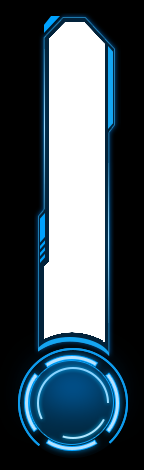
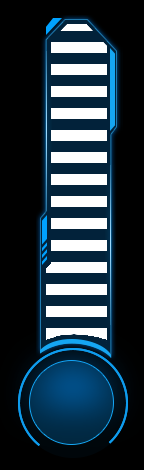
Comparing the layer stacks of the two (144, 470) images. Changes:
added layer "Rectángulo 1 copia" above "Rectángulo 1" over [46, 24, 107, 344]
hid "Rectángulo 1", painted on it over [44, 22, 107, 344]
painted on "矩形 2436" over [34, 13, 123, 363]
hid "Ring2" over [24, 355, 120, 451]
hid "Ring1" over [37, 367, 109, 439]
